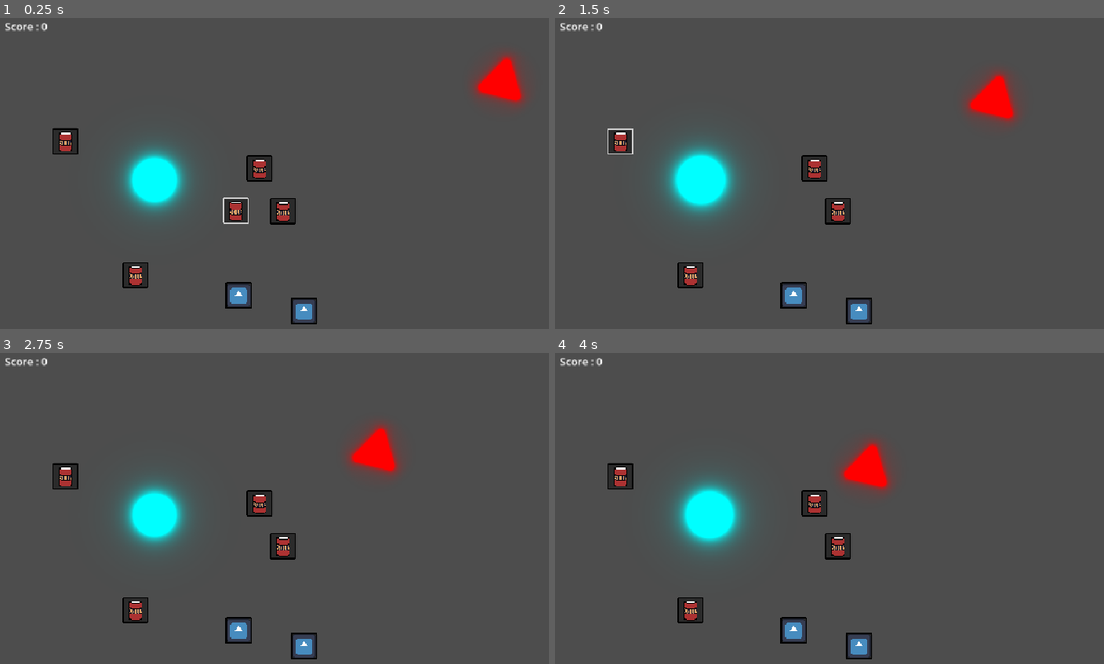
Above: before the commit, frames 1-4 (two rows, left to right).
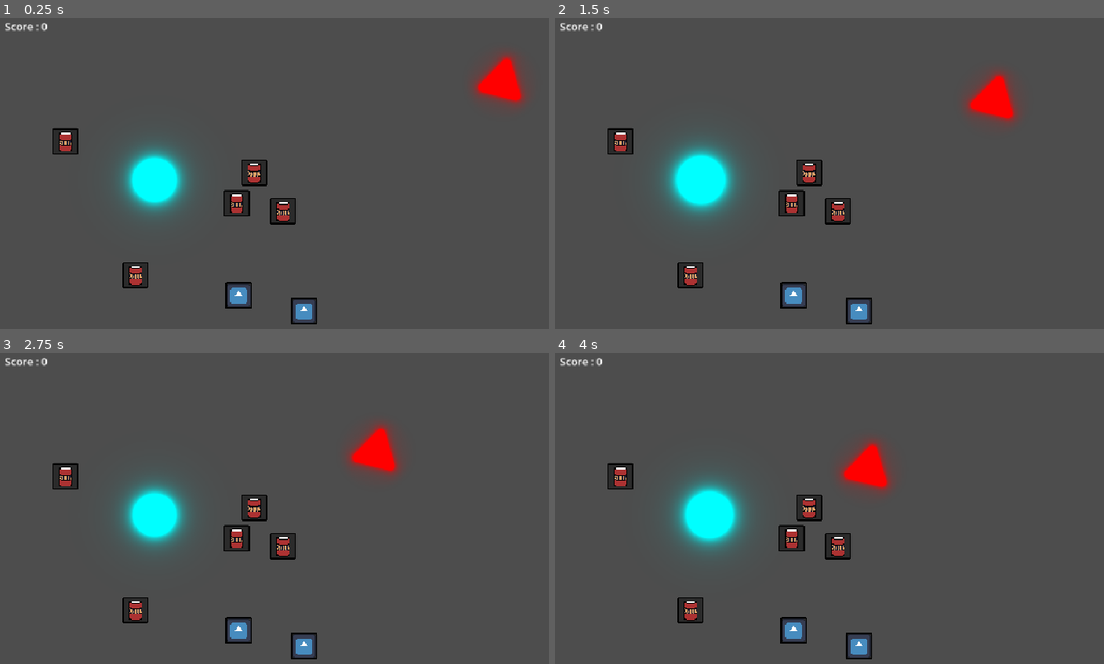
Above: after the commit, the same moments.

Repository: loco-choco/quantux-ui-experiment
Game: Godot game, scene res://main.tscn
The game is run twice, just before and just after one commit, with the same random seed, the same clock (stepped at 60 frames per second) and the same inputs. The engine's default icon, where the game draws it, is replaced by a stand-in: a white triangle on a blue panel in a dark square.
Inputs (mouse positions are in pixels of both pictures, inside the frame that each line leads up to):
- Up to frame 1 (0.25 s): no input
- Up to frame 2 (1.5 s): move the mouse to (1005, 173) at 0.52 s; tap E (pickup_item) at 0.6 s; click (1005, 173) at 0.67 s; move the mouse to (741, 207) at 1.27 s; tap Left (player_move_x_neg) at 1.35 s; click (741, 207) at 1.42 s
- Up to frame 3 (2.75 s): move the mouse to (373, 446) at 2.02 s; tap Right (player_move_x_pos) at 2.1 s; click (373, 446) at 2.17 s
- Up to frame 4 (4 s): move the mouse to (834, 595) at 2.77 s; tap Up (player_move_y_neg) at 2.85 s; click (834, 595) at 2.92 s; move the mouse to (1054, 576) at 3.52 s; tap Down (player_move_y_pos) at 3.6 s; click (1054, 576) at 3.67 s

The runs differ from the first frame. In frame 1, 0.9% of the frame differs, in the area x 40-50%, y 44-67%; in frame 2, 1.0%, in the area x 9-50%, y 35-64%; in frame 3, 0.9%; in frame 4, 0.9%.

Commit message:
added randomness to dropped item position

Diff:
--- a/gameplay/player.gd
+++ b/gameplay/player.gd
@@ -6,6 +6,7 @@
 
 @onready var inventory : Inventory = $%Inventory
 var grabbable_items: Array[Item] = []
+@export var dropped_item_offset_radius : float = 25
 
 # Called when the node enters the scene tree for the first time.
 func _ready() -> void:
@@ -54,7 +55,9 @@
 
 
 func _on_inventory_item_dropped(item: Item) -> void:
-	item.global_position = global_position
+	randomize()
+	item.global_position = global_position + \
+			Vector2.RIGHT.rotated(randf()*2*PI) * dropped_item_offset_radius
 	if item.get_parent() != get_parent():
 		get_parent().add_child(item)
 	grabbable_items.push_front(item)
--- a/items/item.tscn
+++ b/items/item.tscn
@@ -12,12 +12,6 @@
 texture = ExtResource("3_cd4ji")
 dimensions = Vector2i(1, 1)
 metadata/_custom_type_script = "uid://dnhj6mns60i8v"
-
-[sub_resource type="CircleShape2D" id="CircleShape2D_cd4ji"]
-radius = 50.5
-
-[sub_resource type="CircleShape2D" id="CircleShape2D_88lpn"]
-radius = 28.01785
 
 [sub_resource type="StyleBoxFlat" id="StyleBoxFlat_88lpn"]
 bg_color = Color(0.16862746, 0.16862746, 0.16862746, 1)
@@ -44,29 +38,15 @@
 corner_radius_bottom_left = 2
 anti_aliasing_size = 0.1
 
+[sub_resource type="CircleShape2D" id="CircleShape2D_cd4ji"]
+radius = 27.518175
+
+[sub_resource type="RectangleShape2D" id="RectangleShape2D_88lpn"]
+size = Vector2(24, 24)
+
 [node name="Item" type="Node2D"]
 script = ExtResource("1_kg5e7")
 item_data = SubResource("Resource_88lpn")
-
-[node name="InteractCollider" type="Area2D" parent="."]
-collision_layer = 2
-collision_mask = 2
-script = ExtResource("4_88lpn")
-
-[node name="CollisionShape2D" type="CollisionShape2D" parent="InteractCollider"]
-position = Vector2(0.5, 0)
-shape = SubResource("CircleShape2D_cd4ji")
-
-[node name="ItemCollider" type="Area2D" parent="."]
-unique_name_in_owner = true
-position = Vector2(-20, -20)
-collision_layer = 4
-collision_mask = 4
-script = ExtResource("4_88lpn")
-
-[node name="CollisionShape2D" type="CollisionShape2D" parent="ItemCollider"]
-position = Vector2(20, 20)
-shape = SubResource("CircleShape2D_88lpn")
 
 [node name="Control" type="Control" parent="."]
 layout_mode = 3
@@ -122,3 +102,23 @@
 mouse_filter = 2
 texture = ExtResource("5_88lpn")
 expand_mode = 1
+
+[node name="InteractCollider" type="Area2D" parent="."]
+collision_layer = 2
+collision_mask = 2
+script = ExtResource("4_88lpn")
+
+[node name="CollisionShape2D" type="CollisionShape2D" parent="InteractCollider"]
+position = Vector2(0.5, 0)
+shape = SubResource("CircleShape2D_cd4ji")
+
+[node name="ItemCollider" type="Area2D" parent="."]
+unique_name_in_owner = true
+position = Vector2(-20, -20)
+collision_layer = 4
+collision_mask = 4
+script = ExtResource("4_88lpn")
+
+[node name="CollisionShape2D" type="CollisionShape2D" parent="ItemCollider"]
+position = Vector2(20, 20)
+shape = SubResource("RectangleShape2D_88lpn")
--- a/player.tscn
+++ b/player.tscn
@@ -12,7 +12,7 @@
 radius = 12.337838
 
 [sub_resource type="CircleShape2D" id="CircleShape2D_sweqy"]
-radius = 90.02222
+radius = 57.035076
 
 [node name="Player" type="Node2D"]
 script = ExtResource("1_4flbx")
